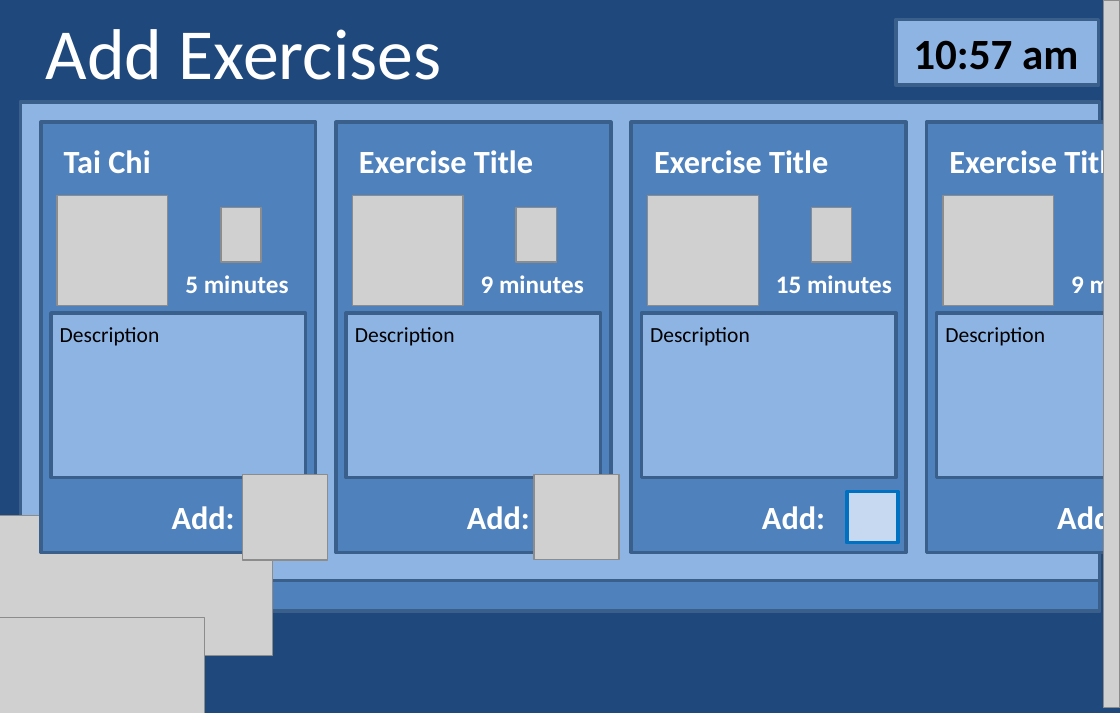
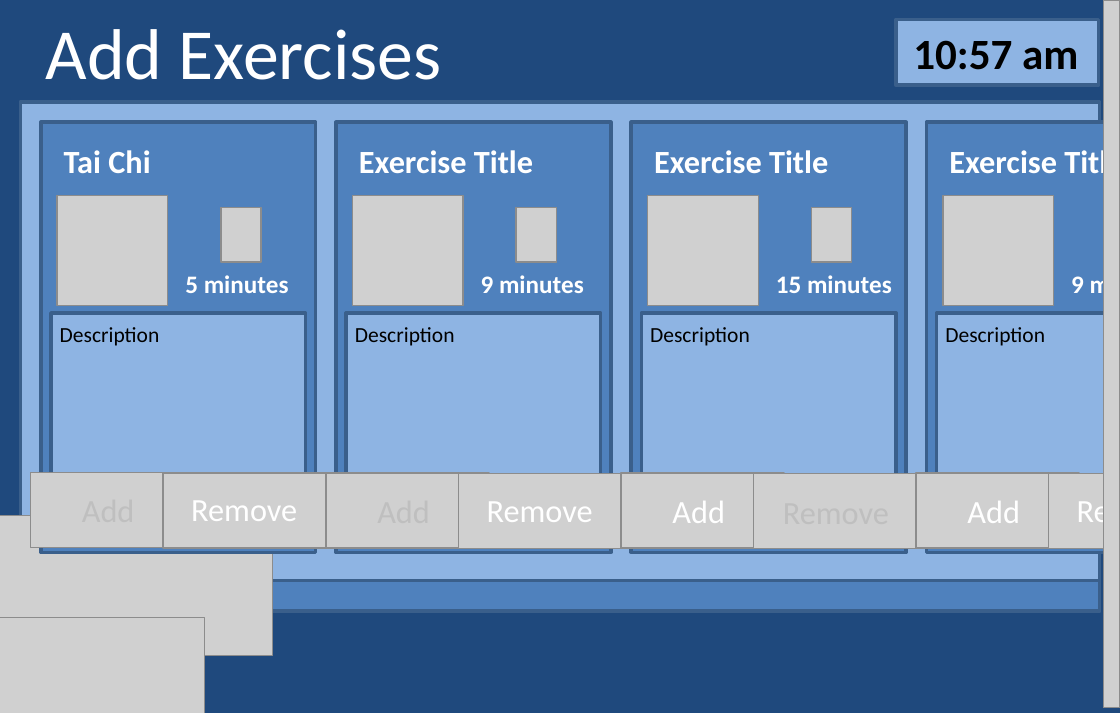
Before and after one commit to Gordo851/Design, a slide deck: slide 3 of story_board.pptx. Drawn at 1120x713 pixels with LibreOffice and Linux fonts; fonts in the diff are those of the drawing; grey boxes stand for pictures. Boxes give left, top, right and bottom in pixels: in the first picture for what was removed or moved away, otherwise in the second. Text is boxed around its words. In the diff, an @@ line names an element or a change of style, - is before the commit and + after.

```diff
--- a/story_board.pptx
+++ b/story_board.pptx
@@ picture added at (31, 472, 194, 547) @@
@@ picture added at (163, 473, 326, 548) @@
@@ picture removed at (243, 475, 328, 560) @@
@@ picture added at (326, 473, 489, 548) @@
@@ picture added at (459, 473, 622, 548) @@
@@ picture removed at (534, 475, 619, 560) @@
@@ picture added at (621, 473, 784, 548) @@
@@ picture added at (754, 473, 917, 548) @@
@@ picture added at (917, 473, 1080, 548) @@
@@ picture added at (1049, 473, 1120, 548) @@
@@ text removed at (172, 506, 235, 529) @@
-Add:
@@ text added at (191, 501, 297, 521), 18 pt, text #FFFFFF @@
+Remove
@@ text removed at (467, 506, 530, 529) @@
-Add:
@@ text added at (487, 502, 593, 522), 18 pt, text #FFFFFF @@
+Remove
@@ text at (672, 501, 725, 523): text changed; bold off @@
-Add:
+Add
@@ rectangle removed at (847, 491, 898, 542) @@
@@ text at (967, 501, 1020, 523): text changed; bold off @@
-Add:
+Add
@@ text added at (1064, 484, 1120, 535), 18 pt, text #FFFFFF @@
+Remove
```
Also in this commit, not shown: 6 other slides changed, 3 slides added, 1 slide removed.
